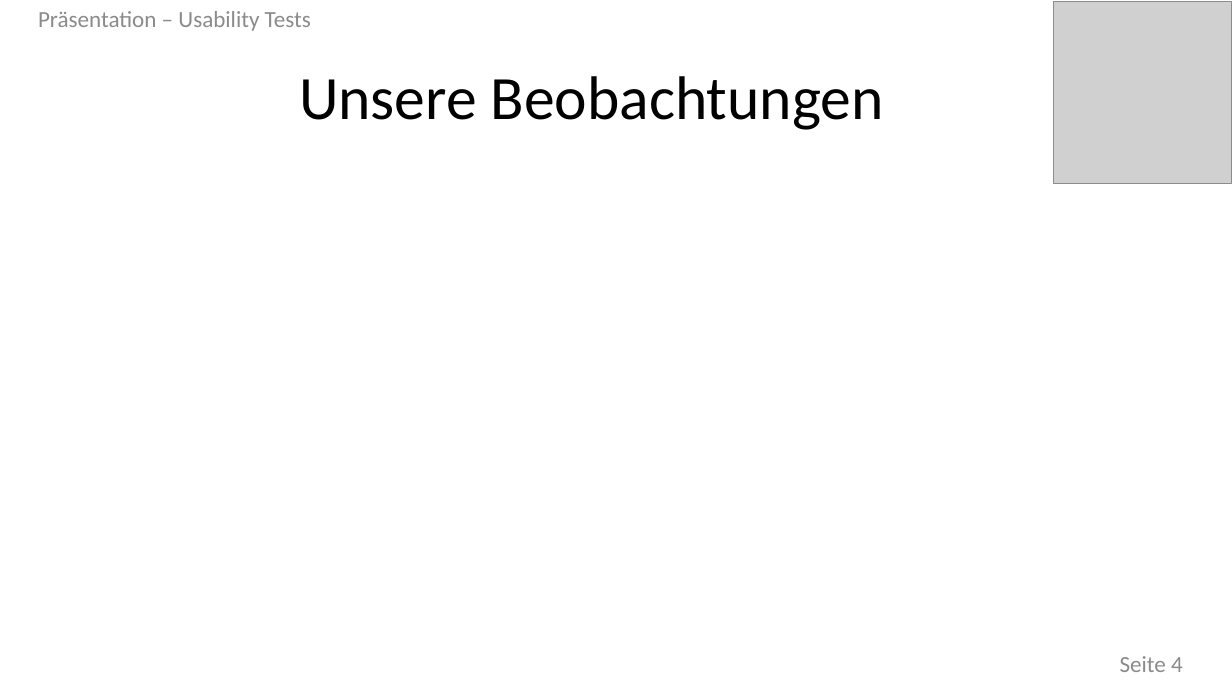
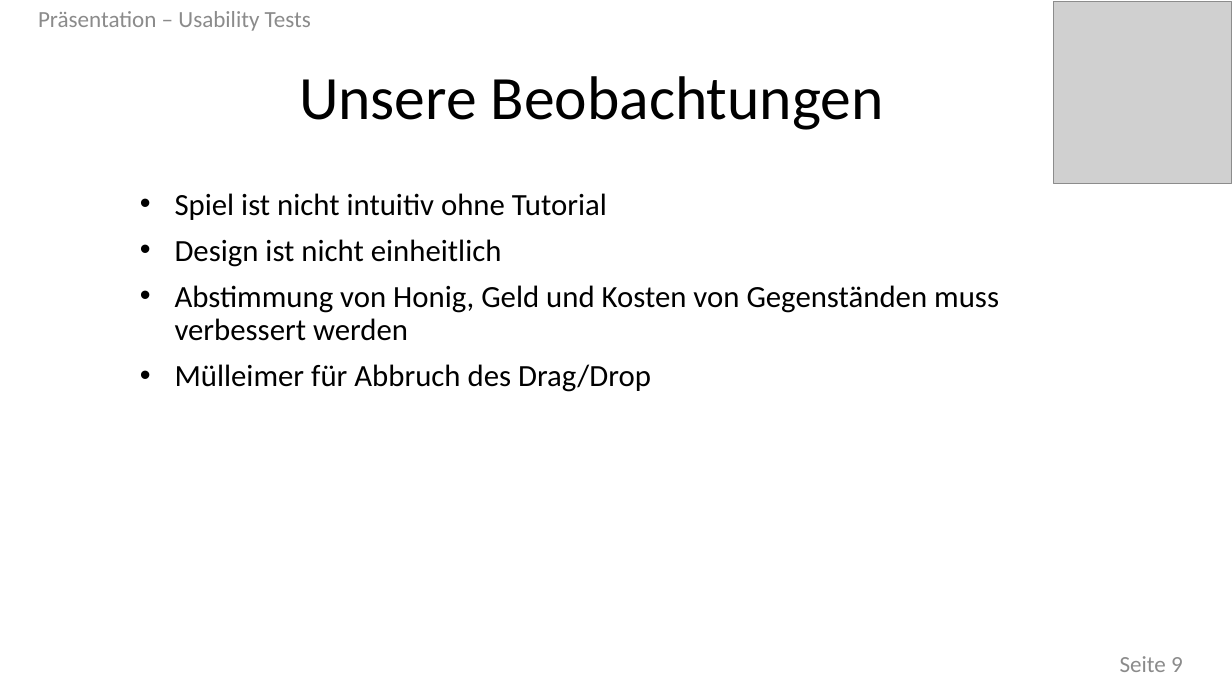
Before and after one commit to joeftiger/PSE-Bee-Game, a slide deck: slide 9 of Presentation - Usability Tests.pptx (slide 4 before the commit). Drawn at 1232x693 pixels with LibreOffice and Linux fonts; fonts in the diff are those of the drawing; grey boxes stand for pictures. Boxes give left, top, right and bottom in pixels: in the first picture for what was removed or moved away, otherwise in the second. Text is boxed around its words. In the diff, an @@ line names an element or a change of style, - is before the commit and + after.

```diff
--- a/Presentation - Usability Tests.pptx
+++ b/Presentation - Usability Tests.pptx
@@ text added at <box>175,193,999,392</box>, 24 pt, text #000000 @@
+• Spiel ist nicht intuitiv ohne Tutorial
+• Design ist nicht einheitlich
+• Abstimmung von Honig, Geld und Kosten von Gegenständen muss verbessert werden
+• Mülleimer für Abbruch des Drag/Drop
@@ page number at <box>1120,656,1183,672</box>: text changed @@
-Seite 4
+Seite 9
```
Also in this commit, not shown: 3 other slides changed, 5 slides added, 1 slide removed.
